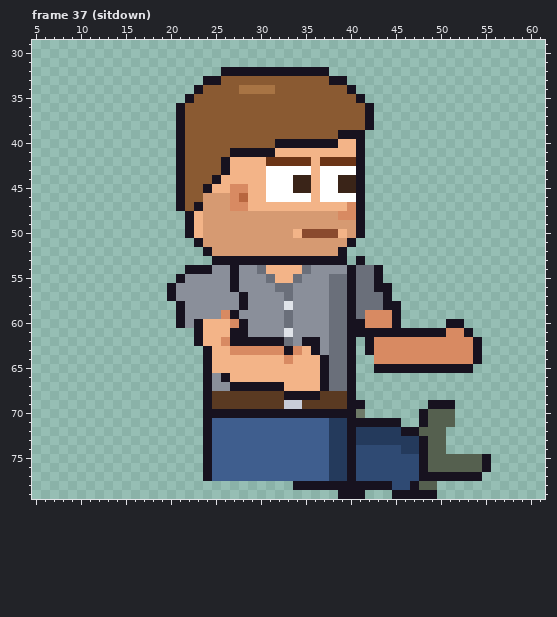
Pixel-art file -- sprites/expo/expo_atta_right_anim.aseprite. Above, as it was before the edit.
64x80 pixels, 129 frames. Shown: frame 37 (sitdown): x 5..61, y 29..79. The commit also changed other frames, which this record leaves out.
Now the later version:
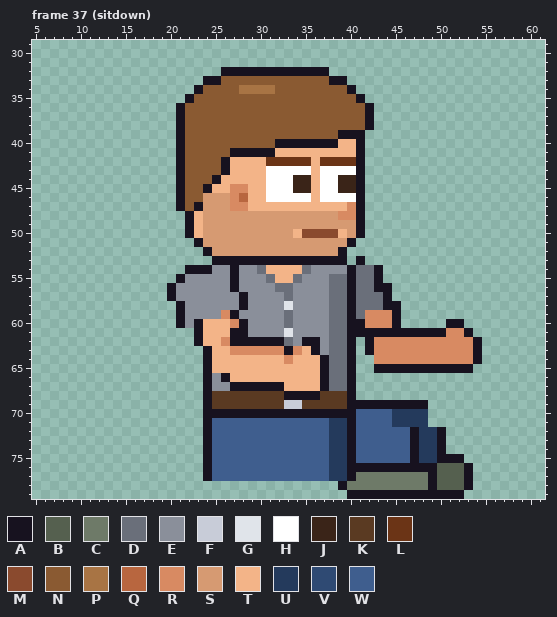
Palette (. is transparent): A #17121f  B #55604f  C #6e7a68  D #6a6f7a  E #8a8f9a  F #c8ccd8  G #e0e4ea  H #ffffff  J #3a2418  K #5a3a22  L #6b3416  M #8a4a2e  N #8a5a32  P #a87444  Q #b8663f  R #d88a62  S #d69a72  T #f3b488  U #243a5c  V #2f4a73  W #3f5e8e
Changes in this commit:
Frame 37 (sitdown), layers "Pants", "Shoes":
Colour A now appears in row 69 at x 42 to 48; in row 78 at x 53; in row 79 at x 42 to 44 and 50 to 52.
The author changed colour B to colour A in rows 72 to 74 at x 50; in row 75 at x 50 to 52; in row 76 at x 49 and 53; in row 78 at x 49.
The author changed colour U to colour A in rows 73 to 74 at x 47.
The author changed colour V to colour A in row 75 at x 47; in row 76 at x 41 to 47.
Colour B now appears in row 78 at x 50 to 52.
The author changed colour A to colour B in row 77 at x 50 to 52.
The author changed colour A to colour C in row 77 at x 48; in row 78 at x 40 to 44 and 47.
The author changed colour B to colour C in row 78 at x 48.
The author changed colour V to colour C in row 77 at x 41 to 47; in row 78 at x 45 to 46.
Colour U now appears in row 70 at x 45 to 47; in row 71 at x 46 to 47.
The author changed colour A to colour U in row 70 at x 48; in row 71 at x 45 and 48; in rows 73 to 75 at x 48.
The author changed colour B to colour U in row 72 at x 48 to 49; in rows 73 to 75 at x 49.
Colour W now appears in row 70 at x 42 to 44.
The author changed colour A to colour W in row 71 at x 41 to 44; in row 72 at x 46.
The author changed colour C to colour W in row 70 at x 41.
The author changed colour U to colour W in row 72 at x 41 to 45; in row 73 at x 41 to 46; in row 74 at x 46.
The author changed colour V to colour W in row 74 at x 41 to 45; in row 75 at x 41 to 46.
The author cleared colour A in row 69 at x 49 to 51; in rows 75 to 76 at x 55; in row 77 at x 54; in row 78 at x 34 to 38; in row 79 at x 39.
The author cleared colour B in rows 70 to 71 at x 49 to 51; in row 75 at x 53 to 54; in row 76 at x 54.
